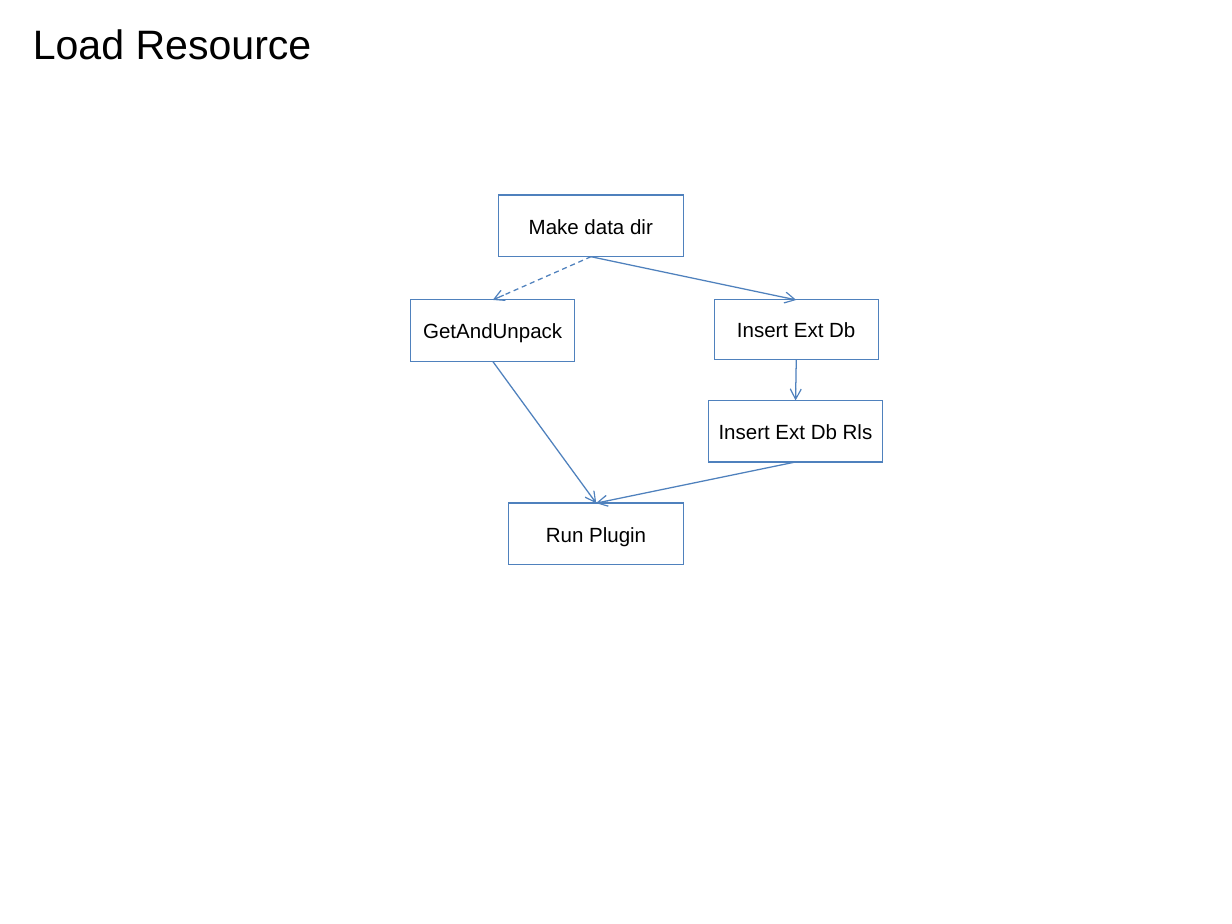
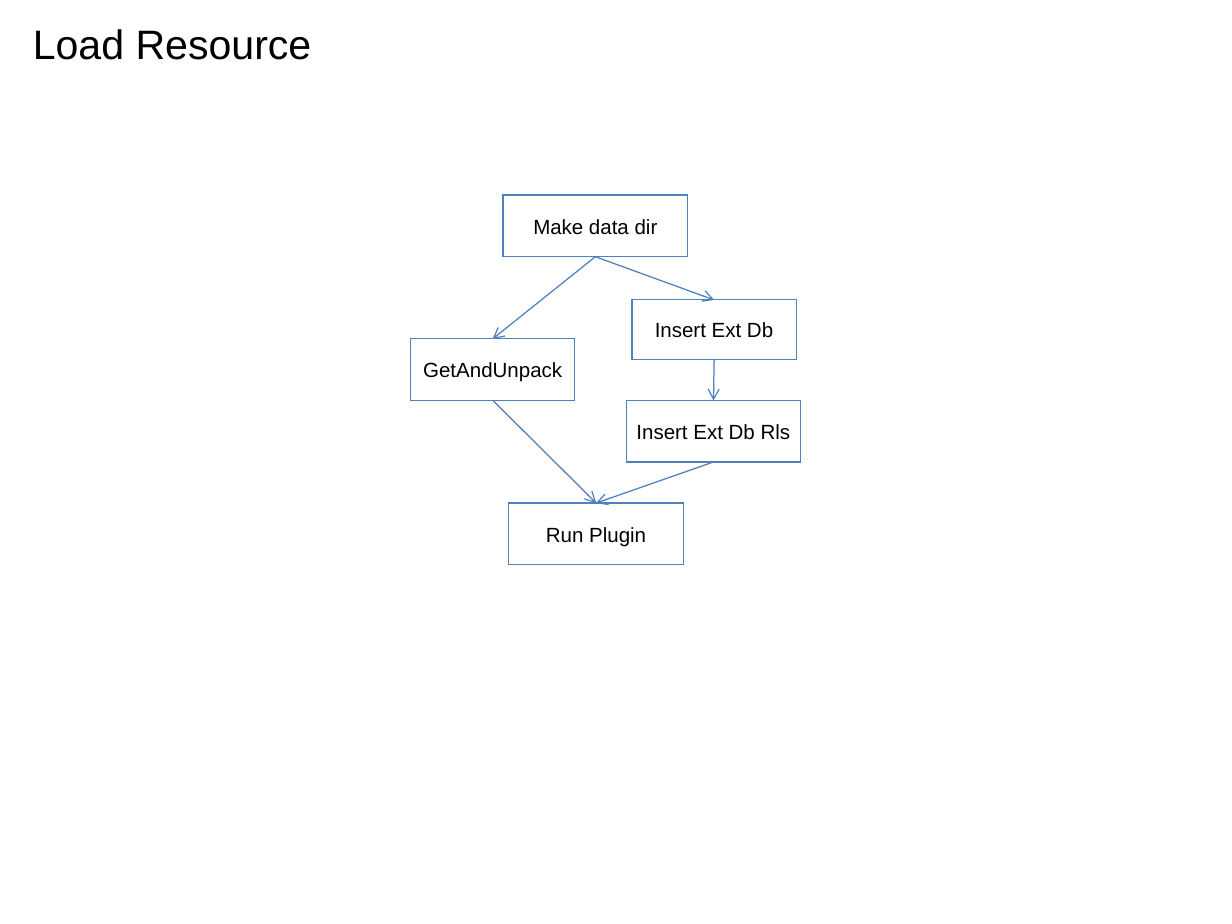
Before and after one commit to VEuPathDB/ApiCommonWorkflow, a slide deck: slide 20 of Main/doc/IntegratedWorkflow.ppt. Drawn at 1232x924 pixels with LibreOffice and Linux fonts; fonts in the diff are those of the drawing. Boxes give left, top, right and bottom in pixels: in the first picture for what was removed or moved away, otherwise in the second. Text is boxed around its words. In the diff, an @@ line names an element or a change of style, - is before the commit and + after.

```diff
--- a/Main/doc/IntegratedWorkflow.ppt
+++ b/Main/doc/IntegratedWorkflow.ppt
@@ rectangle "Make data dir": place and size @@
-rectangle "Make data dir" at [499, 195, 684, 256]
+rectangle "Make data dir" at [503, 195, 687, 256]
@@ arrow moved from (591, 256) - (493, 299) to (595, 256) - (493, 339) @@
@@ arrow (595, 256) - (493, 339): stroke #4F81BD 0.74 pt dashed to #4F81BD 0.74 pt @@
@@ arrow moved from (591, 256) - (796, 299) to (595, 256) - (715, 299) @@
@@ rectangle "Insert Ext Db": place and size @@
-rectangle "Insert Ext Db" at [715, 299, 878, 359]
+rectangle "Insert Ext Db" at [632, 299, 796, 359]
@@ rectangle "GetAndUnpack": place and size @@
-rectangle "GetAndUnpack" at [410, 299, 574, 361]
+rectangle "GetAndUnpack" at [410, 339, 574, 400]
@@ arrow moved from (796, 360) - (796, 400) to (715, 360) - (713, 400) @@
@@ arrow moved from (493, 361) - (596, 503) to (493, 400) - (596, 503) @@
@@ rectangle "Insert Ext Db Rls": place and size @@
-rectangle "Insert Ext Db Rls" at [708, 400, 883, 462]
+rectangle "Insert Ext Db Rls" at [626, 400, 801, 462]
@@ arrow moved from (796, 462) - (596, 503) to (713, 462) - (596, 503) @@
```
Also in this commit, not shown: 10 other slides changed.
